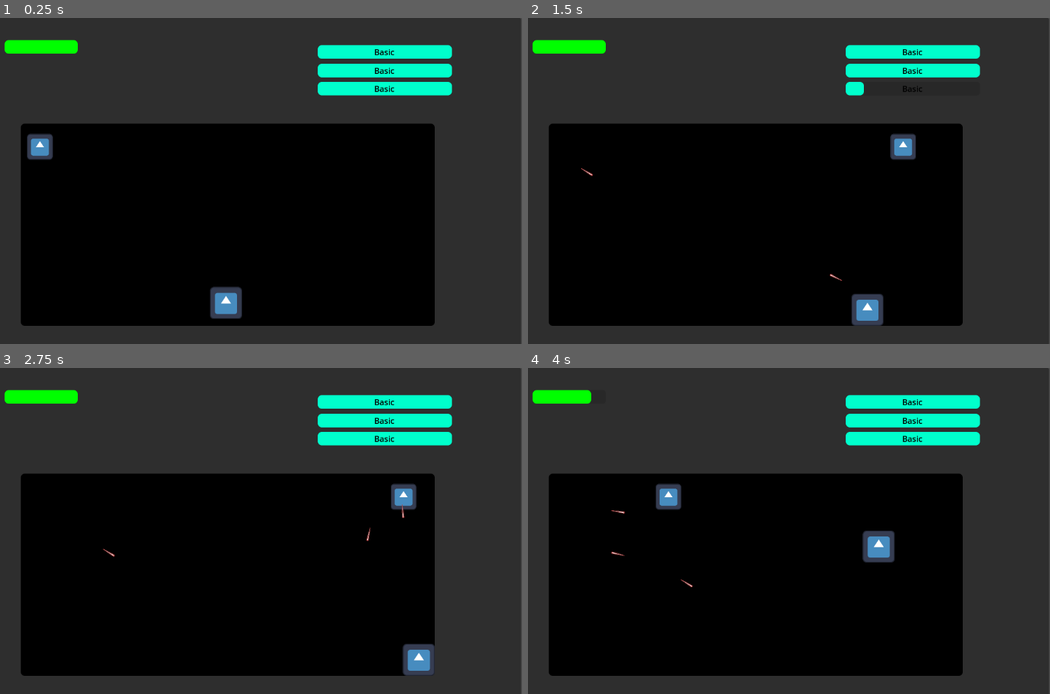
Above: before the commit, frames 1-4 (two rows, left to right).
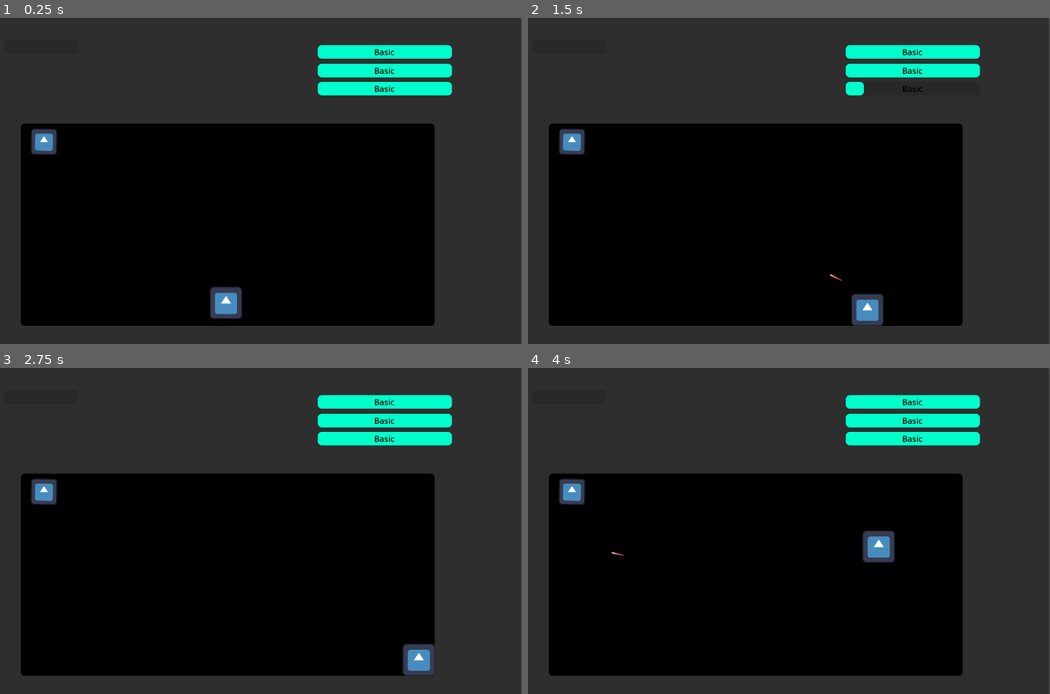
Above: after the commit, the same moments.

Repository: SampaiWasTaken/LD55
Game: Godot game, scene res://Scenes/CombatScenes/tutorial_combat.tscn
The game is run twice, just before and just after one commit, with the same random seed, the same clock (stepped at 60 frames per second) and the same inputs. This scene is started directly instead of the project's main scene. The engine's default icon, where the game draws it, is replaced by a stand-in: a white triangle on a blue panel in a dark square.
Inputs (mouse positions are in pixels of both pictures, inside the frame that each line leads up to):
- Up to frame 1 (0.25 s): no input
- Up to frame 2 (1.5 s): tap Enter at 0.5 s; move the mouse to (888, 164) at 0.52 s; hold D (walkRight) 0.53-1.28 s; hold E (interact) 0.53-1.28 s; move the mouse to (642, 197) at 1.27 s; hold Down (walkDown) from 1.28 s (still down); click (642, 197) at 1.35 s
- Up to frame 3 (2.75 s): move the mouse to (287, 459) at 2.02 s; release Down (walkDown) at 2.03 s; hold D (walkRight) from 2.03 s (still down); hold E (interact) from 2.03 s (still down)
- Up to frame 4 (4 s): move the mouse to (731, 596) at 2.77 s; release D (walkRight) at 2.78 s; release E (interact) at 2.78 s; hold W (walkUp) 2.78-3.53 s; click (731, 596) at 2.85 s; move the mouse to (935, 579) at 3.52 s; hold A (walkLeft) from 3.53 s (still down); hold E (interact) from 3.53 s (still down)

The runs differ from the first frame. In frame 1, 1.0% of the frame differs, in the area x 0-15%, y 6-44%; in frame 2, 1.4%; in frame 3, 1.4%, in the area x 0-80%, y 6-58%; in frame 4, 1.3%.
Error after the commit: Invalid call. Nonexistent function 'hurt' in base 'CharacterBody2D (tutorial_enemy.gd)'. (res://Scripts/Combat/bullet.gd:21)

Commit message:
splitting combat in different encounters

Diff:
--- /dev/null
+++ b/Scenes/CombatScenes/Path2D.gd
@@ -0,0 +1 @@
+extends Path2D
--- /dev/null
+++ b/Scenes/CombatScenes/Path2D_Tutorial.gd
@@ -0,0 +1,11 @@
+extends Path2D
+
+var inc=0
+var speed=0.4
+func _ready():
+	randomize()
+	$"../MoveTimer".start()
+# Called every frame. 'delta' is the elapsed time since the previous frame.
+func _process(delta):
+	inc+=delta*speed
+	$PathFollow2D.progress_ratio = inc
--- /dev/null
+++ b/Scenes/CombatScenes/combat_scene_2.tscn
@@ -0,0 +1,26 @@
+[gd_scene load_steps=5 format=3 uid="uid://bmyosp3yql6tx"]
+
+[ext_resource type="PackedScene" uid="uid://40pvj01vaun1" path="res://Scenes/CombatScenes/combatScene.tscn" id="1_hv7md"]
+[ext_resource type="Script" path="res://Scripts/Combat/Path2D.gd" id="2_o0lmy"]
+[ext_resource type="PackedScene" uid="uid://b75a3u87d3x1p" path="res://Scenes/CombatScenes/tutorial_enemy.tscn" id="3_d72xd"]
+
+[sub_resource type="Curve2D" id="Curve2D_mctoj"]
+_data = {
+"points": PackedVector2Array(0, 0, 0, 0, 198, 256, 0, 0, 0, 0, 939, 256)
+}
+point_count = 2
+
+[node name="Node2D" instance=ExtResource("1_hv7md")]
+
+[node name="MoveTimer" parent="." index="4"]
+wait_time = 0.25
+
+[node name="Path2D" type="Path2D" parent="." index="7"]
+curve = SubResource("Curve2D_mctoj")
+script = ExtResource("2_o0lmy")
+
+[node name="PathFollow2D" type="PathFollow2D" parent="Path2D" index="0"]
+position = Vector2(198, 256)
+
+[node name="miniEnemy" parent="Path2D/PathFollow2D" index="0" instance=ExtResource("3_d72xd")]
+scale = Vector2(0.4, 0.4)
--- a/Scenes/CombatScenes/tutorial_combat.tscn
+++ b/Scenes/CombatScenes/tutorial_combat.tscn
@@ -1,25 +1,26 @@
 [gd_scene load_steps=5 format=3 uid="uid://1arx704cmiwb"]
 
 [ext_resource type="PackedScene" uid="uid://40pvj01vaun1" path="res://Scenes/CombatScenes/combatScene.tscn" id="1_a0gxs"]
-[ext_resource type="Script" path="res://Scripts/Combat/Path2D.gd" id="2_kuc3n"]
+[ext_resource type="Script" path="res://Scenes/CombatScenes/Path2D_Tutorial.gd" id="2_2g6x8"]
 [ext_resource type="PackedScene" uid="uid://b75a3u87d3x1p" path="res://Scenes/CombatScenes/tutorial_enemy.tscn" id="3_k1k6u"]
 
-[sub_resource type="Curve2D" id="Curve2D_vmb5b"]
+[sub_resource type="Curve2D" id="Curve2D_136nt"]
 _data = {
-"points": PackedVector2Array(0, 0, 0, 0, 198, 256, 0, 0, 0, 0, 939, 256)
+"points": PackedVector2Array(0, 0, 0, 0, 206, 246, 0, 0, 0, 0, 929, 254, 0, 0, 0, 0, 829, 397, 0, 0, 0, 0, 554, 298, 0, 0, 0, 0, 184, 445, 0, 0, 0, 0, 257, 581, 0, 0, 0, 0, 515, 459, 0, 0, 0, 0, 667, 577, 0, 0, 0, 0, 976, 439, 0, 0, 0, 0, 206, 247)
 }
-point_count = 2
+point_count = 10
 
 [node name="Node2D" instance=ExtResource("1_a0gxs")]
 
-[node name="Path2D" type="Path2D" parent="." index="2"]
-curve = SubResource("Curve2D_vmb5b")
-script = ExtResource("2_kuc3n")
+[node name="miniEnemy" parent="." index="7" instance=ExtResource("3_k1k6u")]
+position = Vector2(206, 246)
+rotation = 0.0110646
+scale = Vector2(0.4, 0.4)
+
+[node name="Path2D" type="Path2D" parent="." index="8"]
+curve = SubResource("Curve2D_136nt")
+script = ExtResource("2_2g6x8")
 
 [node name="PathFollow2D" type="PathFollow2D" parent="Path2D" index="0"]
-position = Vector2(198, 256)
-
-[node name="miniEnemy" parent="Path2D/PathFollow2D" index="0" instance=ExtResource("3_k1k6u")]
-scale = Vector2(0.4, 0.4)
-
-[connection signal="timeout" from="MoveTimer" to="Path2D" method="_on_move_timer_timeout"]
+position = Vector2(206, 246)
+rotation = 0.0110646
--- a/Scenes/CombatScenes/tutorial_enemy.gd
+++ b/Scenes/CombatScenes/tutorial_enemy.gd
@@ -1 +1,4 @@
-extends miniEnemy
+extends CharacterBody2D
+
+func _physics_process(delta):
+	pass
--- a/Scripts/Combat/combatScene.gd
+++ b/Scripts/Combat/combatScene.gd
@@ -3,4 +3,4 @@
 @export var Player: Node
 
 func _process(delta):
-	$UI/HPBar.value = Player.health
+	pass
